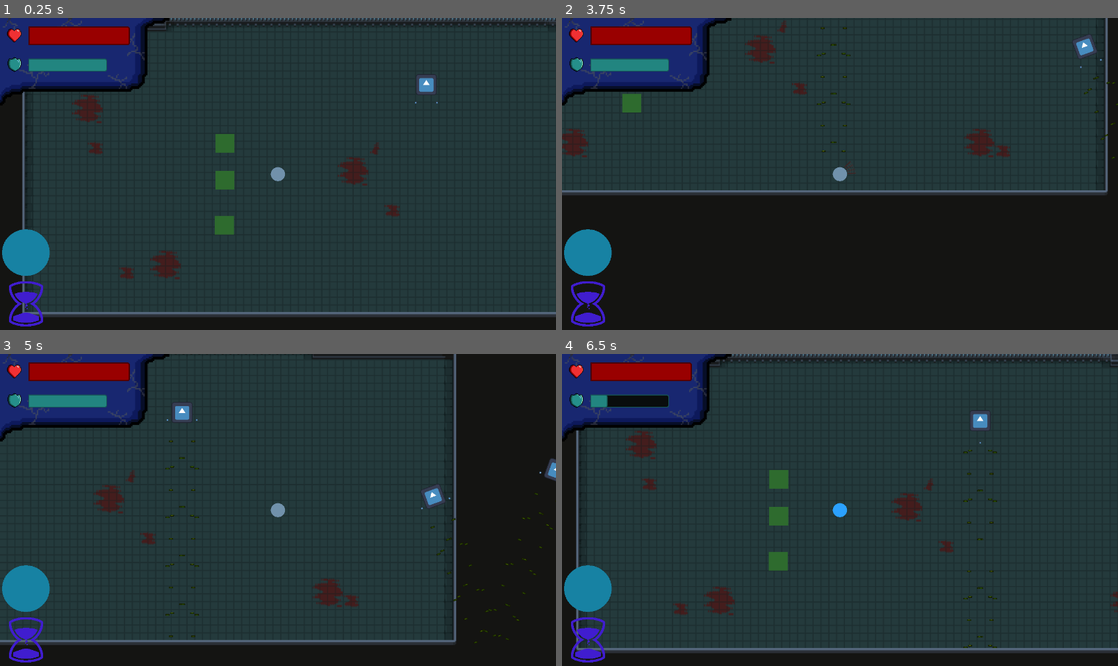
Above: before the commit, frames 1-4 (two rows, left to right).
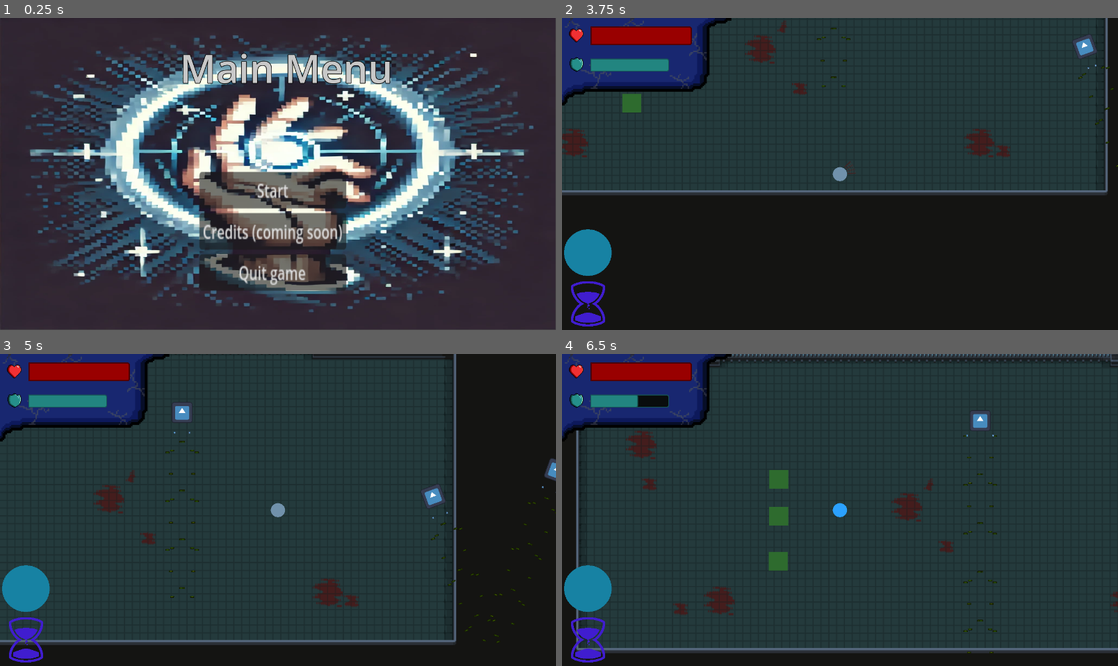
Above: after the commit, the same moments.

Repository: TheMilanMiracle/pyramid-scam-games-game
Game: Godot game, scene res://scenes/UI/main_menu.tscn
Two runs of this game, one before a commit and one after it. Both use one fixed random seed, a clock stepped at 60 frames per second and the inputs below. Before the commit the project starts from res://scenes/world.tscn. The engine's default icon, where the game draws it, is replaced by a stand-in: a white triangle on a blue panel in a dark square.
Inputs (mouse positions are in pixels of both pictures, inside the frame that each line leads up to):
- Up to frame 1 (0.25 s): no input
- Up to frame 2 (3.75 s): click (834, 230) at 0.5 s, where only the run after the commit has a clickable "Credits (coming soon)"; click (834, 189) at 1.25 s, where only the run after the commit has a clickable "Start"; move the mouse to (990, 83) at 2.02 s; hold D (right) 2.03-2.78 s; hold F (force) 2.03-2.78 s; click (990, 83) at 2.17 s; move the mouse to (667, 142) at 2.77 s; hold S (down) 2.78-3.53 s; click (667, 142) at 2.85 s; move the mouse to (1117, 52) at 3.52 s; hold D (right) from 3.53 s (still down); hold E (select) from 3.53 s (still down); click (1117, 52) at 3.67 s
- Up to frame 3 (5 s): move the mouse to (550, 382) at 4.27 s; release D (right) at 4.28 s; release E (select) at 4.28 s; hold W (up) from 4.28 s (still down); tap F (force) at 4.35 s; click (550, 382) at 4.42 s
- Up to frame 4 (6.5 s): move the mouse to (1006, 556) at 5.02 s; release W (up) at 5.03 s; hold A (left) from 5.03 s (still down); click (1006, 556) at 5.1 s; move the mouse to (662, 516) at 5.77 s; tap E (select) at 5.85 s; click (662, 516) at 5.92 s

The runs differ from the first frame. In frame 1, 56% of the frame differs, in the area x 0-100%, y 0-100%; in frame 2, 0.2%; in frame 3, 0.4%; in frame 4, 0.5%.

Commit message:
FEAT: add main menu

Diff:
--- a/juego-single/project.godot
+++ b/juego-single/project.godot
@@ -11,7 +11,7 @@
 [application]
 
 config/name="Juego single"
-run/main_scene="res://scenes/world.tscn"
+run/main_scene="res://scenes/UI/main_menu.tscn"
 config/features=PackedStringArray("4.3", "Forward Plus")
 config/icon="res://icon.svg"
 
--- /dev/null
+++ b/juego-single/scenes/UI/main_menu.tscn
@@ -0,0 +1,73 @@
+[gd_scene load_steps=5 format=3 uid="uid://fp6ini66mu50"]
+
+[ext_resource type="Script" path="res://scripts/UI/main_menu.gd" id="1_uhgpg"]
+[ext_resource type="PackedScene" uid="uid://d1ovwb5ersi2u" path="res://scenes/world.tscn" id="2_3jndr"]
+[ext_resource type="Texture2D" uid="uid://4wnpsm05uoma" path="res://assets/cover.png" id="3_vlbcc"]
+
+[sub_resource type="LabelSettings" id="LabelSettings_e1v05"]
+font_size = 96
+font_color = Color(0.784314, 0.784314, 0.784314, 1)
+outline_size = 6
+outline_color = Color(0, 0, 0, 1)
+
+[node name="Control" type="Control"]
+layout_mode = 3
+anchors_preset = 15
+anchor_right = 1.0
+anchor_bottom = 1.0
+grow_horizontal = 2
+grow_vertical = 2
+script = ExtResource("1_uhgpg")
+main = ExtResource("2_3jndr")
+
+[node name="Sprite2D" type="Sprite2D" parent="."]
+position = Vector2(682.5, 383.5)
+scale = Vector2(1.33301, 0.749023)
+texture = ExtResource("3_vlbcc")
+
+[node name="Label" type="Label" parent="."]
+layout_mode = 1
+anchors_preset = 8
+anchor_left = 0.5
+anchor_top = 0.5
+anchor_right = 0.5
+anchor_bottom = 0.5
+offset_left = -263.0
+offset_top = -327.0
+offset_right = 305.0
+offset_bottom = -195.0
+grow_horizontal = 2
+grow_vertical = 2
+text = "Main Menu"
+label_settings = SubResource("LabelSettings_e1v05")
+horizontal_alignment = 1
+
+[node name="ButtonContainer" type="VBoxContainer" parent="."]
+layout_mode = 1
+anchors_preset = 8
+anchor_left = 0.5
+anchor_top = 0.5
+anchor_right = 0.5
+anchor_bottom = 0.5
+offset_left = -193.0
+offset_top = -5.00003
+offset_right = -17.0
+offset_bottom = 131.0
+grow_horizontal = 2
+grow_vertical = 2
+scale = Vector2(2.04921, 2.89448)
+
+[node name="Start" type="Button" parent="ButtonContainer"]
+unique_name_in_owner = true
+layout_mode = 2
+text = "Start"
+
+[node name="Credits" type="Button" parent="ButtonContainer"]
+unique_name_in_owner = true
+layout_mode = 2
+text = "Credits (coming soon)"
+
+[node name="Quit game" type="Button" parent="ButtonContainer"]
+unique_name_in_owner = true
+layout_mode = 2
+text = "Quit game"
--- a/juego-single/scripts/UI/death_menu.gd
+++ b/juego-single/scripts/UI/death_menu.gd
@@ -7,16 +7,16 @@
 #@onready var world: PackedScene = preload("res://scenes/world.tscn")
 
 func _ready() -> void:
-	try_again.pressed.connect(_on_try_again_press)
-	main_menu.pressed.connect(_on_main_menu_press)
-	exit.pressed.connect(_on_exit_press)
+	try_again.pressed.connect(_on_try_again_pressed)
+	main_menu.pressed.connect(_on_main_menu_pressed)
+	exit.pressed.connect(_on_exit_pressed)
 
-func _on_try_again_press() -> void:
+func _on_try_again_pressed() -> void:
 	get_tree().paused = false
 	get_tree().change_scene_to_file("res://scenes/world.tscn")
 
-func _on_main_menu_press() -> void:
+func _on_main_menu_pressed() -> void:
 	pass
 
-func _on_exit_press() -> void:
+func _on_exit_pressed() -> void:
 	get_tree().quit()
--- /dev/null
+++ b/juego-single/scripts/UI/main_menu.gd
@@ -0,0 +1,24 @@
+extends Control
+
+@onready var start: Button = %Start
+@onready var credits: Button = %Credits
+@onready var quit_game: Button = %"Quit game"
+
+
+@export var main = PackedScene
+@export var credits_scene: PackedScene
+# recordar cambiar al final por el main_menu a la derecha en inspector de godot
+
+func _ready() -> void:
+	start.pressed.connect(_on_start_pressed)
+	credits.pressed.connect(_on_credits_pressed)
+	quit_game.pressed.connect(get_tree().quit)
+
+
+func _on_start_pressed() -> void:
+	get_tree().change_scene_to_packed(main)
+
+
+func _on_credits_pressed() -> void:
+	pass
+	#get_tree().change_scene_to_packed(credits_scene)
Binary file added: juego-single/assets/cover.png
Not shown, added: juego-single/assets/cover.png.import
